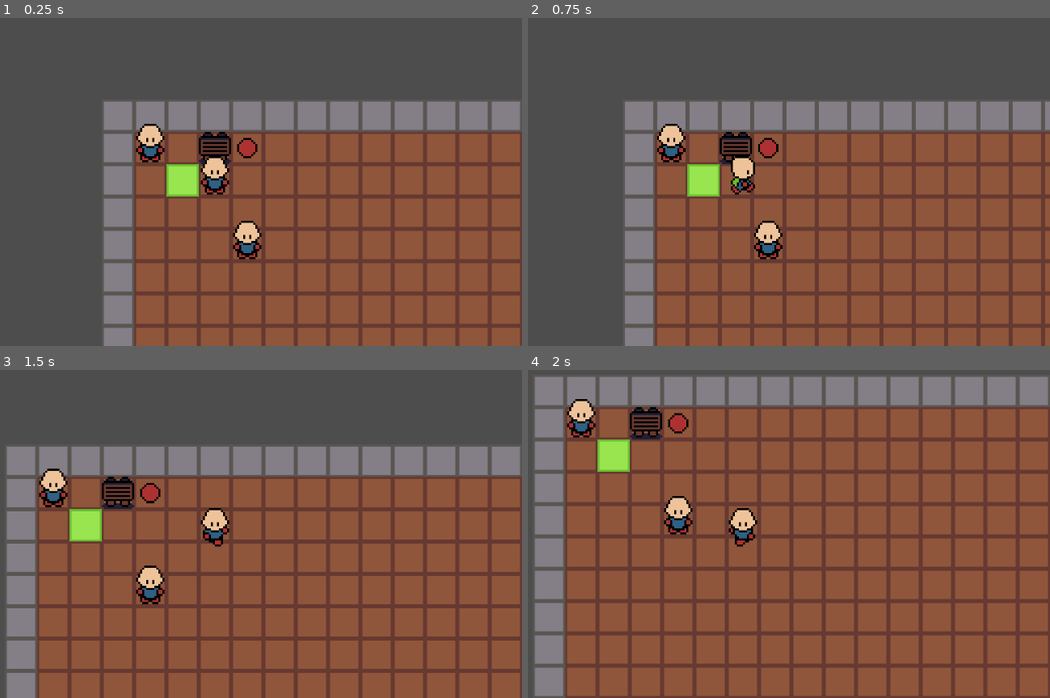
Above: before the commit, frames 1-4 (two rows, left to right).
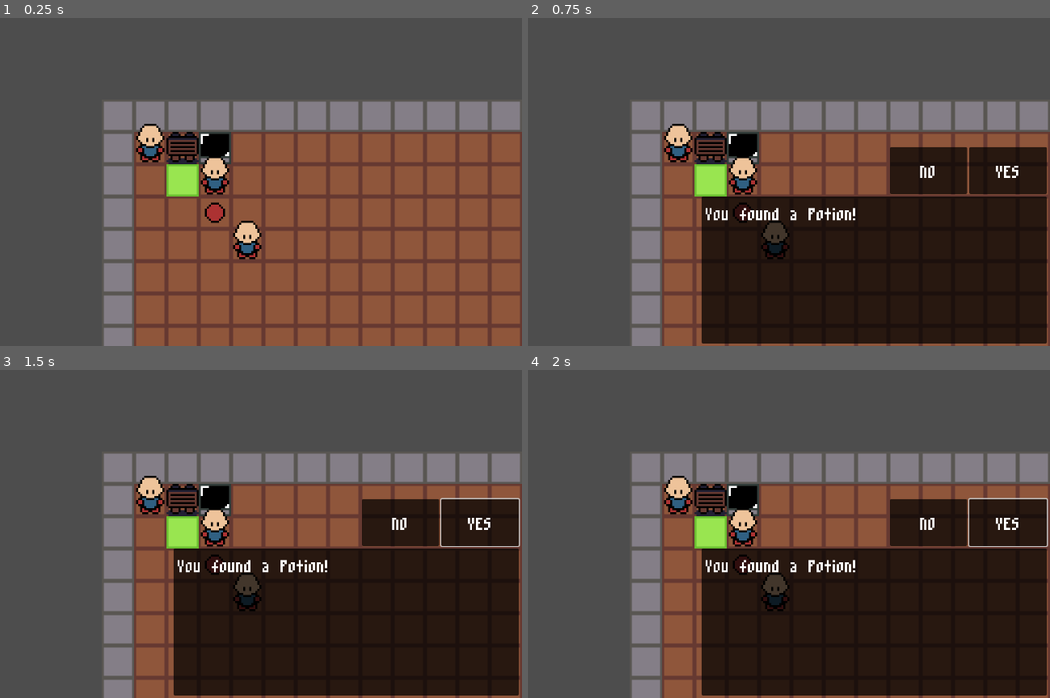
Above: after the commit, the same moments.

Repository: jevonsp/monster-tamer
Game: Godot game, scene res://main/main.tscn
Two runs of this game, one before a commit and one after it. Both use one fixed random seed, a clock stepped at 60 frames per second and the inputs below.
Inputs (mouse positions are in pixels of both pictures, inside the frame that each line leads up to):
- Up to frame 1 (0.25 s): no input
- Up to frame 2 (0.75 s): tap Enter at 0.5 s; move the mouse to (867, 145) at 0.52 s; hold D (right) from 0.53 s (still down); hold Space (yes) from 0.53 s (still down); click (867, 145) at 0.67 s
- Up to frame 3 (1.5 s): move the mouse to (67, 534) at 1.27 s; release D (right) at 1.28 s; release Space (yes) at 1.28 s; hold S (down) from 1.28 s (still down); tap Shift at 1.35 s
- Up to frame 4 (2 s): keep holding S (down)

The runs differ from the first frame. In frame 1, 1.3% of the frame differs, in the area x 31-50%, y 34-63%; in frame 2, 42%; in frame 3, 60%; in frame 4, 85%, in the area x 1-100%, y 1-100%.

Commit message:
Storage start

Diff:
--- a/main/Global.gd
+++ b/main/Global.gd
@@ -24,6 +24,7 @@
 signal add_switch_to_turn_queue(switch: Switch)
 signal switch_monster_to_first(monster: Monster)
 signal battle_switch_complete
+signal out_of_battle_switch(index_one: int, index_two: int)
 #endregion
 
 #region Inventory
@@ -68,6 +69,13 @@
 signal on_summary_closed
 #endregion
 
+#region Storage UI
+signal request_open_storage
+signal storage_deposit_monster(monster: Monster)
+signal storage_withdraw_monster(monster: Monster)
+signal storage_move_monsters(monster_out: Monster, monster_in: Monster)
+#endregion
+
 #region Battle
 signal battle_ended
 signal send_battle_text_box(text: Array[String], auto_complete: bool)
--- a/main/main.tscn
+++ b/main/main.tscn
@@ -19,6 +19,8 @@
 [ext_resource type="PackedScene" uid="uid://bx454q08456b7" path="res://world_objects/interactable/ground_item/ground_item.tscn" id="15_5xyti"]
 [ext_resource type="PackedScene" uid="uid://ch4kvp8k6tpxs" path="res://world_objects/interactable/npc/trainer/trainer.tscn" id="16_n3o0a"]
 [ext_resource type="Resource" uid="uid://c2vdpfxevsbcy" path="res://items/potion/potion.tres" id="17_s758e"]
+[ext_resource type="PackedScene" uid="uid://b5a6d0pcrx4rd" path="res://world_objects/interactable/static_object/storage.tscn" id="20_q0sk7"]
+[ext_resource type="PackedScene" uid="uid://dqpocp0lr7l2e" path="res://world_objects/interactable/static_object/storage_component.tscn" id="21_vapsy"]
 
 [sub_resource type="Resource" id="Resource_fwcvl"]
 script = ExtResource("5_kfbq2")
@@ -97,9 +99,19 @@
 dialogue = Array[String](["Lets battle!"])
 
 [node name="Sign" parent="." unique_id=425176937 instance=ExtResource("14_73k8k")]
-position = Vector2(48, 16)
+position = Vector2(32, 16)
 text = Array[String](["This is a sign."])
 
 [node name="GroundItem" parent="." unique_id=726795139 instance=ExtResource("15_5xyti")]
-position = Vector2(64, 16)
+position = Vector2(48, 48)
 item = ExtResource("17_s758e")
+is_question = true
+
+[node name="Storage" parent="." unique_id=433198224 node_paths=PackedStringArray("components") instance=ExtResource("20_q0sk7")]
+position = Vector2(48, 16)
+text = Array[String](["Would you like to access the storage system?"])
+is_autocomplete = false
+is_question = true
+components = [NodePath("StorageComponent")]
+
+[node name="StorageComponent" parent="Storage" unique_id=890186058 instance=ExtResource("21_vapsy")]
--- a/player/party_handler.gd
+++ b/player/party_handler.gd
@@ -9,6 +9,7 @@
 	Global.send_monster_death_experience.connect(_grant_party_experience)
 	Global.request_switch_creation.connect(_on_request_switch_creation)
 	Global.switch_monster_to_first.connect(_on_switch_monster_to_first)
+	Global.out_of_battle_switch.connect(_on_out_of_battle_switch)
 
 
 #region Party Utils
@@ -77,5 +78,12 @@
 		print("%s: %s %s" % [count, m.name, m])
 		count += 1
 
-	Global.send_player_party.emit(party)
+	send_player_party()
+
+func _on_out_of_battle_switch(index_one: int, index_two: int) -> void:
+	var temp = party[index_one]
+	party[index_one] = party[index_two]
+	party[index_two] = temp
+
+	send_player_party()
 #endregion
--- a/ui/overworld_text_box.gd
+++ b/ui/overworld_text_box.gd
@@ -107,7 +107,8 @@
 func _trigger() -> void:
 	print("triggering obj ref. obj ref=", obj_ref)
 	if obj_ref.has_method("trigger"):
-		obj_ref.trigger()
+		var player = get_tree().get_first_node_in_group("player")
+		obj_ref.trigger(player)
 
 
 func _text_finished() -> void:
--- a/ui/party.gd
+++ b/ui/party.gd
@@ -1,7 +1,12 @@
 extends Control
 var processing: bool = false
-var last_focused_monster: int = -1
+var is_moving: bool = false
+var last_focused_monster: int = -1:
+	set(value):
+		last_focused_monster = value
+		print("last_focused_monster: ", last_focused_monster)
 var last_focused_option: int = -1
+var index_moving_monster: int = -1
 @onready var interfaces: CanvasLayer = $".."
 @onready var panels: Dictionary = {
 	panel_0 = $MarginContainer/Content/GridContainer/Panel0,
@@ -16,6 +21,7 @@
 	use = $MarginContainer/Control/Options/Use,
 	give = $MarginContainer/Control/Options/Give,
 	summary = $MarginContainer/Control/Options/Summary,
+	move = $MarginContainer/Control/Options/Move,
 }
 
 func _ready() -> void:
@@ -123,13 +129,16 @@
 
 
 func _on_monster_pressed(button: Button) -> void:
-	print("pressed")
 	print("context: ", interfaces.ui_context)
 	var num := int(button.name.trim_prefix("Panel"))
 	match interfaces.ui_context:
 		Global.AccessFrom.PARTY:
-			_toggle_options_visible()
-			last_focused_monster = num
+			if is_moving:
+				last_focused_monster = num
+				stop_moving()
+			else:
+				_toggle_options_visible()
+				last_focused_monster = num
 		Global.AccessFrom.INVENTORY:
 			Global.monster_selected.emit(button.actor)
 			_toggle_visible()
@@ -149,6 +158,7 @@
 
 func _on_option_pressed(button: Button) -> void:
 	var index_map := {"Use": 0, "Give": 1, "Summary": 2, "Move": 3}
+	print("pressed: ", button.name)
 	if button.name in index_map:
 		last_focused_option = index_map[button.name]
 	match button.name:
@@ -159,9 +169,11 @@
 			print("Give")
 			give()
 		"Summary":
+			print("Summary")
 			_open_monster_summary(last_focused_monster)
 		"Move":
 			print("Move")
+			start_moving()
 
 
 func use() -> void:
@@ -204,3 +216,17 @@
 	Global.send_summary_index.emit(index)
 	Global.request_open_summary.emit()
 	_toggle_visible()
+
+
+func start_moving() -> void:
+	_toggle_options_visible()
+	is_moving = true
+	index_moving_monster = last_focused_monster
+	print("moving: ", index_moving_monster)
+
+func stop_moving() -> void:
+	is_moving = false
+	if index_moving_monster == last_focused_monster:
+		return
+	else:
+		Global.out_of_battle_switch.emit(index_moving_monster, last_focused_monster)
--- /dev/null
+++ b/ui/storage.gd
@@ -0,0 +1,21 @@
+extends Control
+var processing: bool = false
+func _ready() -> void:
+	_connect_signals()
+
+
+func _unhandled_input(event: InputEvent) -> void:
+	pass
+
+
+func _connect_signals() -> void:
+	Global.request_open_storage.connect(_on_request_open_storage)
+
+
+func _on_request_open_storage() -> void:
+	_toggle_visible()
+
+
+func _toggle_visible() -> void:
+	visible = not visible
+	processing = not processing
--- /dev/null
+++ b/ui/storage.tscn
@@ -0,0 +1,153 @@
+[gd_scene format=3 uid="uid://qugnwvtxqunc"]
+
+[ext_resource type="Script" uid="uid://c1cgwgjnj8eje" path="res://ui/storage.gd" id="1_3akcg"]
+
+[node name="Storage" type="Control" unique_id=1376996790]
+layout_mode = 3
+anchors_preset = 15
+anchor_right = 1.0
+anchor_bottom = 1.0
+grow_horizontal = 2
+grow_vertical = 2
+script = ExtResource("1_3akcg")
+
+[node name="MarginContainer" type="MarginContainer" parent="." unique_id=1153672509]
+layout_mode = 1
+anchors_preset = 15
+anchor_right = 1.0
+anchor_bottom = 1.0
+grow_horizontal = 2
+grow_vertical = 2
+theme_override_constants/margin_left = 4
+theme_override_constants/margin_top = 4
+theme_override_constants/margin_right = 4
+theme_override_constants/margin_bottom = 4
+
+[node name="GridContainer" type="GridContainer" parent="MarginContainer" unique_id=1793011992]
+layout_mode = 2
+columns = 5
+
+[node name="Button0" type="Button" parent="MarginContainer/GridContainer" unique_id=382612810]
+layout_mode = 2
+size_flags_horizontal = 3
+size_flags_vertical = 3
+
+[node name="Button1" type="Button" parent="MarginContainer/GridContainer" unique_id=1927424134]
+layout_mode = 2
+size_flags_horizontal = 3
+size_flags_vertical = 3
+
+[node name="Button2" type="Button" parent="MarginContainer/GridContainer" unique_id=1626177785]
+layout_mode = 2
+size_flags_horizontal = 3
+size_flags_vertical = 3
+
+[node name="Button3" type="Button" parent="MarginContainer/GridContainer" unique_id=1521340818]
+layout_mode = 2
+size_flags_horizontal = 3
+size_flags_vertical = 3
+
+[node name="Button4" type="Button" parent="MarginContainer/GridContainer" unique_id=595837819]
+layout_mode = 2
+size_flags_horizontal = 3
+size_flags_vertical = 3
+
+[node name="Button5" type="Button" parent="MarginContainer/GridContainer" unique_id=1708534979]
+layout_mode = 2
+size_flags_horizontal = 3
+size_flags_vertical = 3
+
+[node name="Button6" type="Button" parent="MarginContainer/GridContainer" unique_id=1748265864]
+layout_mode = 2
+size_flags_horizontal = 3
+size_flags_vertical = 3
+
+[node name="Button7" type="Button" parent="MarginContainer/GridContainer" unique_id=61051974]
+layout_mode = 2
+size_flags_horizontal = 3
+size_flags_vertical = 3
+
+[node name="Button8" type="Button" parent="MarginContainer/GridContainer" unique_id=158145084]
+layout_mode = 2
+size_flags_horizontal = 3
+size_flags_vertical = 3
+
+[node name="Button9" type="Button" parent="MarginContainer/GridContainer" unique_id=1296470773]
+layout_mode = 2
+size_flags_horizontal = 3
+size_flags_vertical = 3
+
+[node name="Button10" type="Button" parent="MarginContainer/GridContainer" unique_id=1623230813]
+layout_mode = 2
+size_flags_horizontal = 3
+size_flags_vertical = 3
+
+[node name="Button11" type="Button" parent="MarginContainer/GridContainer" unique_id=996099511]
+layout_mode = 2
+size_flags_horizontal = 3
+size_flags_vertical = 3
+
+[node name="Button12" type="Button" parent="MarginContainer/GridContainer" unique_id=1435969613]
+layout_mode = 2
+size_flags_horizontal = 3
+size_flags_vertical = 3
+
+[node name="Button13" type="Button" parent="MarginContainer/GridContainer" unique_id=1940815731]
+layout_mode = 2
+size_flags_horizontal = 3
+size_flags_vertical = 3
+
+[node name="Button14" type="Button" parent="MarginContainer/GridContainer" unique_id=841670904]
+layout_mode = 2
+size_flags_horizontal = 3
+size_flags_vertical = 3
+
+[node name="Button15" type="Button" parent="MarginContainer/GridContainer" unique_id=1841233071]
+layout_mode = 2
+size_flags_horizontal = 3
+size_flags_vertical = 3
+
+[node name="Button16" type="Button" parent="MarginContainer/GridContainer" unique_id=338039330]
+layout_mode = 2
+size_flags_horizontal = 3
+size_flags_vertical = 3
+
+[node name="Button17" type="Button" parent="MarginContainer/GridContainer" unique_id=1712448440]
+layout_mode = 2
+size_flags_horizontal = 3
+size_flags_vertical = 3
+
+[node name="Button18" type="Button" parent="MarginContainer/GridContainer" unique_id=2146694166]
+layout_mode = 2
+size_flags_horizontal = 3
+size_flags_vertical = 3
+
+[node name="Button19" type="Button" parent="MarginContainer/GridContainer" unique_id=278529067]
+layout_mode = 2
+size_flags_horizontal = 3
+size_flags_vertical = 3
+
+[node name="Button20" type="Button" parent="MarginContainer/GridContainer" unique_id=1894316646]
+layout_mode = 2
+size_flags_horizontal = 3
+size_flags_vertical = 3
+
+[node name="Button21" type="Button" parent="MarginContainer/GridContainer" unique_id=530842341]
+layout_mode = 2
+size_flags_horizontal = 3
+size_flags_vertical = 3
+
+[node name="Button22" type="Button" parent="MarginContainer/GridContainer" unique_id=153547897]
+layout_mode = 2
+size_flags_horizontal = 3
+size_flags_vertical = 3
+
+[node name="Button23" type="Button" parent="MarginContainer/GridContainer" unique_id=1516909527]
+layout_mode = 2
+size_flags_horizontal = 3
+size_flags_vertical = 3
+
+[node name="Button24" type="Button" parent="MarginContainer/GridContainer" unique_id=805823007]
+layout_mode = 2
+size_flags_horizontal = 3
+size_flags_vertical = 3
--- a/world_objects/interactable/ground_item/ground_item.tscn
+++ b/world_objects/interactable/ground_item/ground_item.tscn
@@ -1,7 +1,7 @@
 [gd_scene format=3 uid="uid://bx454q08456b7"]
 
 [ext_resource type="Script" uid="uid://bb8nk6f84xnxt" path="res://world_objects/interactable/ground_item/ground_item.gd" id="2_mxhni"]
-[ext_resource type="Texture2D" uid="uid://iikfm8js0p7y" path="res://world_objects/interactable/static_object/ball.png" id="2_ncpfj"]
+[ext_resource type="Texture2D" uid="uid://iikfm8js0p7y" path="res://world_objects/interactable/ground_item/ball.png" id="2_ncpfj"]
 
 [sub_resource type="RectangleShape2D" id="RectangleShape2D_eferr"]
 size = Vector2(16, 16)
--- a/world_objects/interactable/static_object/static_object.gd
+++ b/world_objects/interactable/static_object/static_object.gd
@@ -3,6 +3,7 @@
 @export_multiline var text: Array[String] = [""]
 @export var is_autocomplete: bool = false
 @export var is_question: bool = false
+@export var components: Array[Node]
 
 func interact(body: CharacterBody2D) -> void:
 	if not body.is_in_group("player"):
@@ -11,3 +12,7 @@
 	if text != [""]:
 		var tp = true # Toggles Player
 		Global.send_overworld_text_box.emit(self, text, is_autocomplete, is_question, tp)
+
+func trigger(body) -> void:
+	for component in components:
+		component.trigger(body)
--- /dev/null
+++ b/world_objects/interactable/static_object/storage.tscn
@@ -0,0 +1,13 @@
+[gd_scene format=3 uid="uid://b5a6d0pcrx4rd"]
+
+[ext_resource type="PackedScene" uid="uid://2cylrl5md0pt" path="res://world_objects/interactable/static_object/sign.tscn" id="1_0lp1k"]
+[ext_resource type="Texture2D" uid="uid://cclfjowf8qd18" path="res://world_objects/interactable/static_object/storage.png" id="2_1o4od"]
+
+[node name="Storage" unique_id=425176937 instance=ExtResource("1_0lp1k")]
+text = null
+is_autocomplete = null
+is_question = null
+components = null
+
+[node name="Sprite2D" parent="." index="0" unique_id=1075121401]
+texture = ExtResource("2_1o4od")
--- /dev/null
+++ b/world_objects/interactable/static_object/storage_component.gd
@@ -0,0 +1,6 @@
+extends Node
+
+func trigger(_body: CharacterBody2D) -> void:
+	print("would open storage here")
+	Global.toggle_player.emit()
+	Global.request_open_storage.emit()
--- /dev/null
+++ b/world_objects/interactable/static_object/storage_component.tscn
@@ -0,0 +1,6 @@
+[gd_scene format=3 uid="uid://dqpocp0lr7l2e"]
+
+[ext_resource type="Script" uid="uid://tobkt8np1ja8" path="res://world_objects/interactable/static_object/storage_component.gd" id="1_4fruq"]
+
+[node name="StorageComponent" type="Node" unique_id=890186058]
+script = ExtResource("1_4fruq")
Not shown, added: ui/storage.gd.uid
Renamed: world_objects/interactable/static_object/ball.png -> world_objects/interactable/ground_item/ball.png
Not shown, added: world_objects/interactable/ground_item/ball.png.import
Binary file added: world_objects/interactable/static_object/storage.png
Not shown, changed: world_objects/interactable/static_object/storage.png.import
Not shown, added: world_objects/interactable/static_object/storage_component.gd.uid
